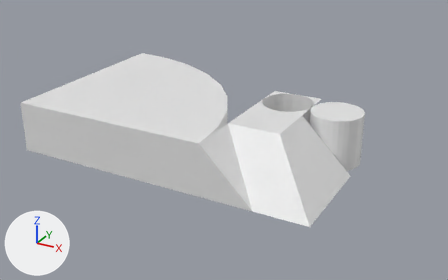
Renders of the Blender file DES505 Project/Assets/Art/BlendFiles/BasicGeometricShapes.blend from each side of a commit.
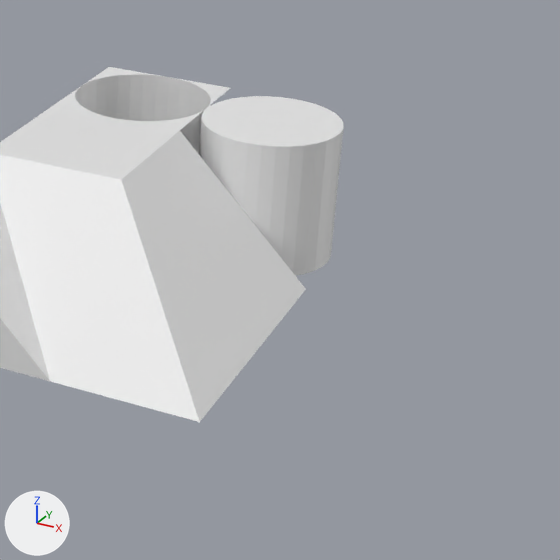
Old and new are each drawn whole from a 50 mm lens placed at (8.71, -18.94, 9.29), pointed at (-2.05, 0.62, -0.48) and again close up on the part from 52% to 100% of the width and 23% to 100% of the height. Arrows for +X, +Y and +Z are at lower left; the lights stay in place.

Objects in the first close-up: 'Cube', 'Cylinder', 'InvertedCylinder', 'Slope', 'SlopeCorner', 'SlopeInside'.
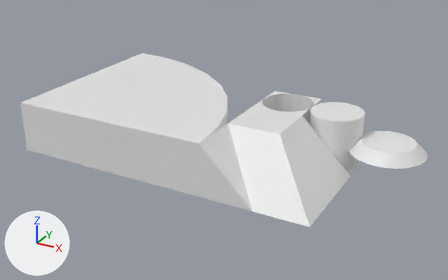
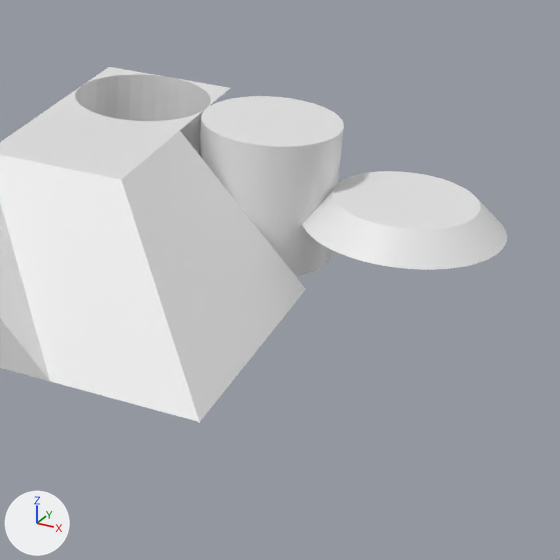
Pixel boxes (x1, y1, x2, y2) of what changed, in the close-ups (560 x 560 px):
'CylinderRamp', added
    after: (302, 171, 507, 270)

The change, as a diff of the scene's bpy script:
```diff
--- a/DES505 Project/Assets/Art/BlendFiles/BasicGeometricShapes.blend.py
+++ b/DES505 Project/Assets/Art/BlendFiles/BasicGeometricShapes.blend.py
@@ me_cylinder_001 @@
+me_cylinder_001.from_pydata(...)  # 128 vertices, 66 faces; spans x -1.4..1.4, y -1.4..1.4, z -0.2..0.2
@@ ob_cylinderramp @@
+ob_cylinderramp = bpy.data.objects.new('CylinderRamp', me_cylinder_001)
+ob_cylinderramp.location = (4.0, 2.0, 0.0)
```
